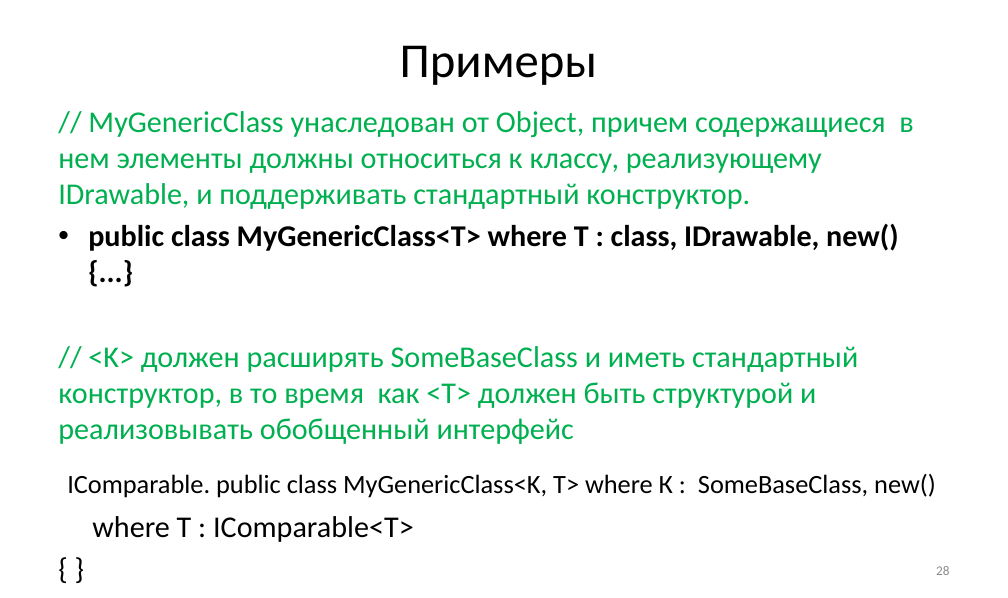
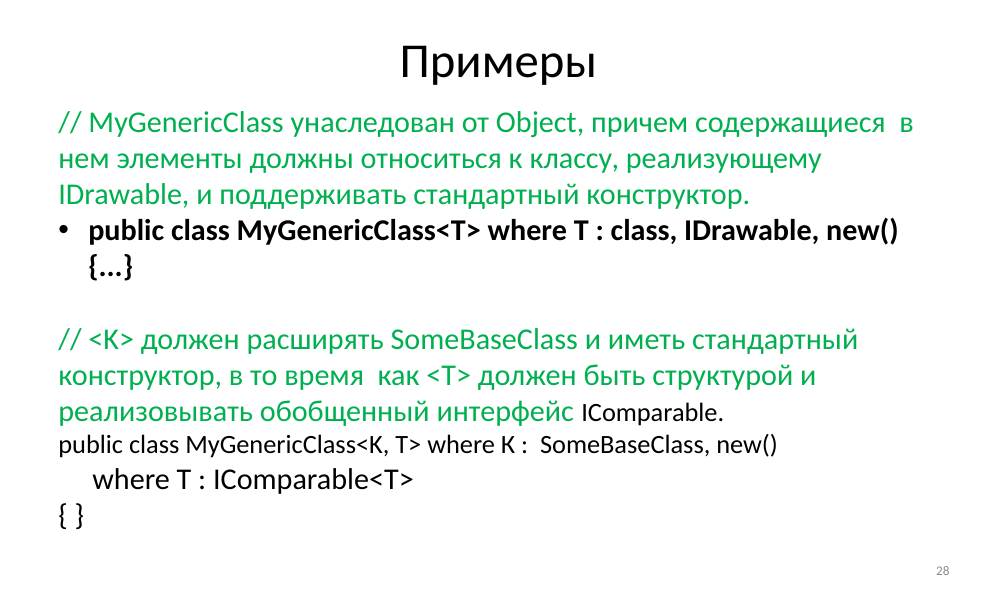
Before and after one commit to Mrztv/KRSU, a slide deck: slide 28 of 2026/ООП/Хмелева/Коллекции и обобщения.pptx. Drawn at 1008x598 pixels with LibreOffice and Linux fonts; fonts in the diff are those of the drawing. Boxes give left, top, right and bottom in pixels: in the first picture for what was removed or moved away, otherwise in the second. Text is boxed around its words. In the diff, an @@ line names an element or a change of style, - is before the commit and + after.

```diff
--- a/2026/ООП/Хмелева/Коллекции и обобщения.pptx
+++ b/2026/ООП/Хмелева/Коллекции и обобщения.pptx
@@ text at (58,111,913,494): less space between paragraphs @@
@@ text at (58,328,858,458): text changed @@
-// <K> должен расширять SomeBaseClass и иметь стандартный конструктор, в то время как <T> должен быть структурой и реализовывать обобщенный интерфейс
-IComparable. public class MyGenericClass<K, T> where К : SomeBaseClass, new()
+// <K> должен расширять SomeBaseClass и иметь стандартный конструктор, в то время как <T> должен быть структурой и реализовывать обобщенный интерфейс IComparable.
+public class MyGenericClass<K, T> where К : SomeBaseClass, new()
```
Also in this commit, not shown: 42 other slides changed, 1 other file.
